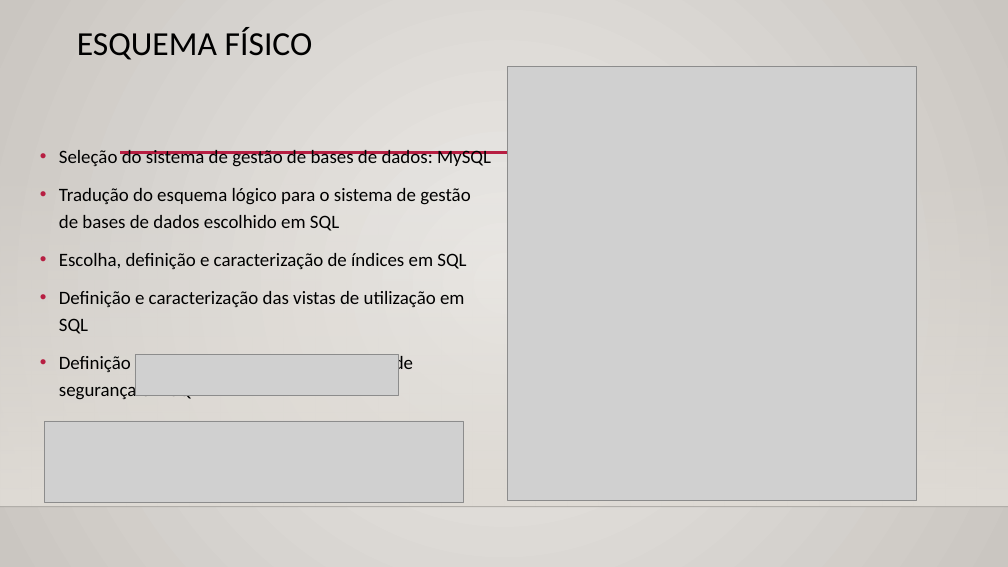
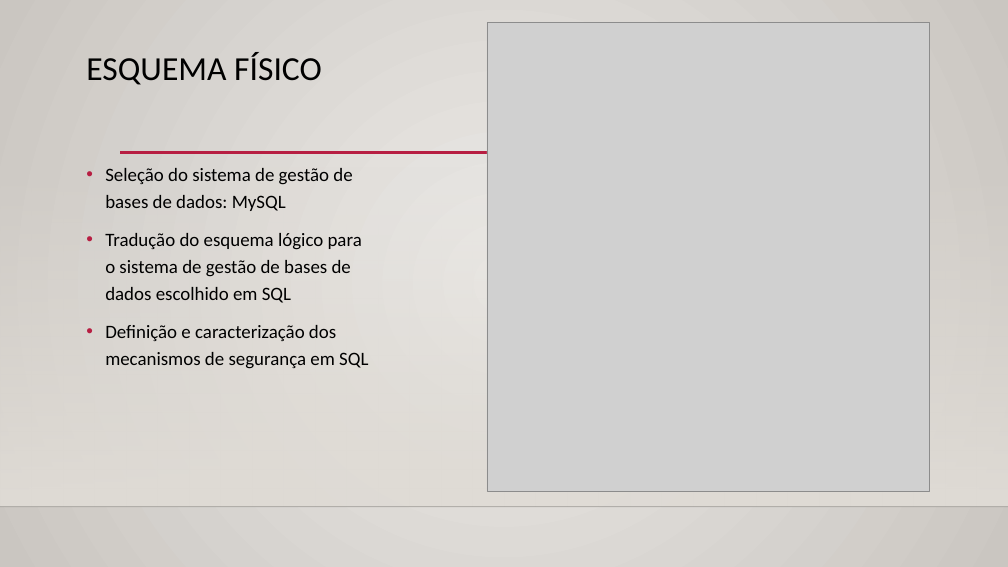
Before and after one commit to PedroCapa/BD, a slide deck: slide 7 of Apresentação BD.pptx. Drawn at 1008x567 pixels with LibreOffice and Linux fonts; fonts in the diff are those of the drawing; grey boxes stand for pictures; background and template pictures are left out. Boxes give left, top, right and bottom in pixels: in the first picture for what was removed or moved away, otherwise in the second. Text is boxed around its words. In the diff, an @@ line names an element or a change of style, - is before the commit and + after.

```diff
--- a/Apresentação BD.pptx
+++ b/Apresentação BD.pptx
@@ picture: place and size @@
-picture at (507,67,917,501)
+picture at (487,23,929,492)
@@ title "ESQUEMA FÍSICO": place and size @@
-title "ESQUEMA FÍSICO" at (77,28,313,60)
+title "ESQUEMA FÍSICO" at (86,52,322,85)
@@ text "Seleção do sistema de gestão ...": place and size @@
-text "Seleção do sistema de gestão ..." at (59,150,491,400)
+text "Seleção do sistema de gestão ..." at (105,168,368,369)
@@ text at (59,253,466,334): paragraphs removed @@
-• Escolha, definição e caracterização de índices em SQL
-• Definição e caracterização das vistas de utilização em SQL
@@ picture removed at (135,355,399,395) @@
@@ picture removed at (45,421,464,503) @@
```
Also in this commit, not shown: 5 other slides changed, 2 slides added, 1 other file.
